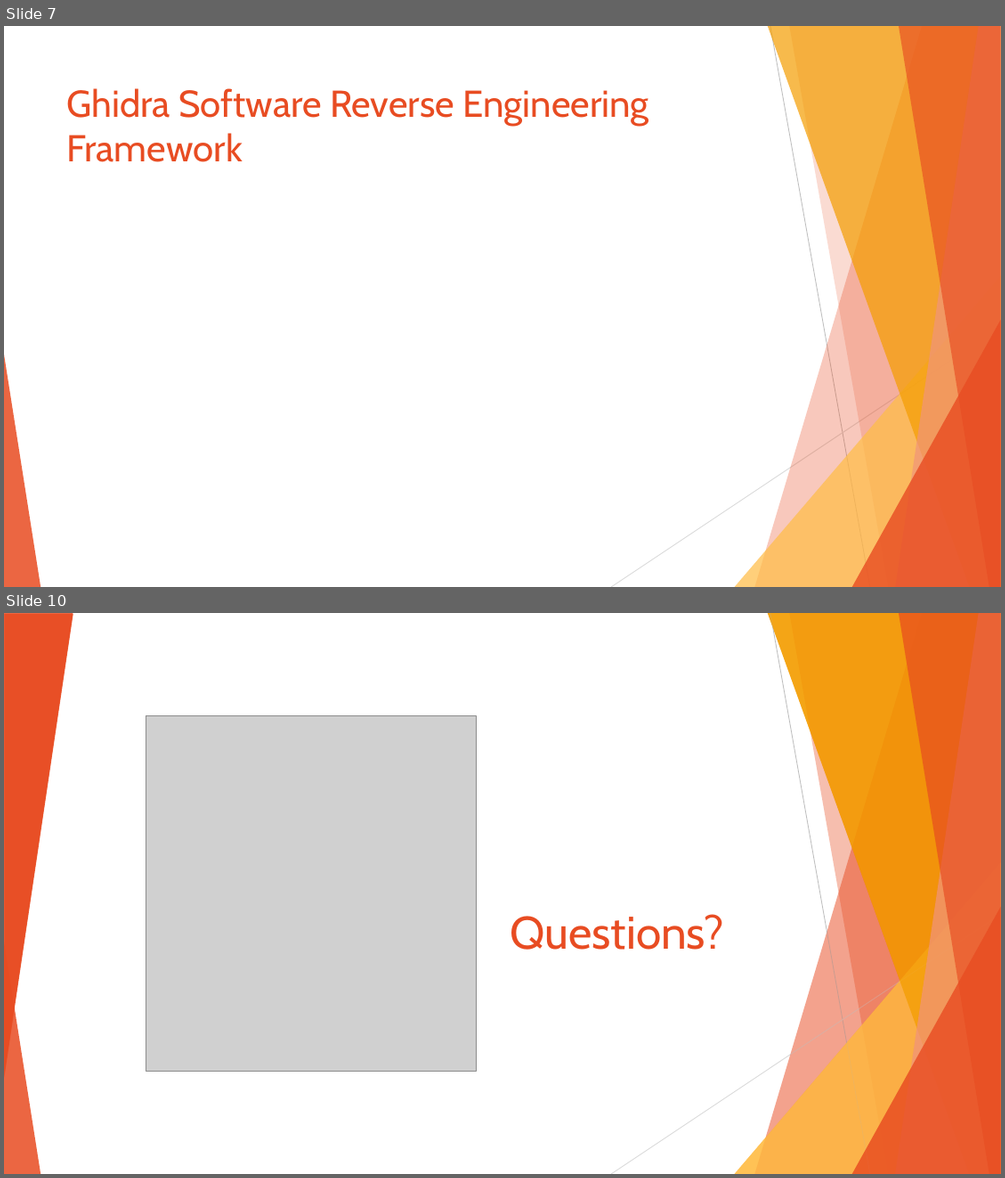
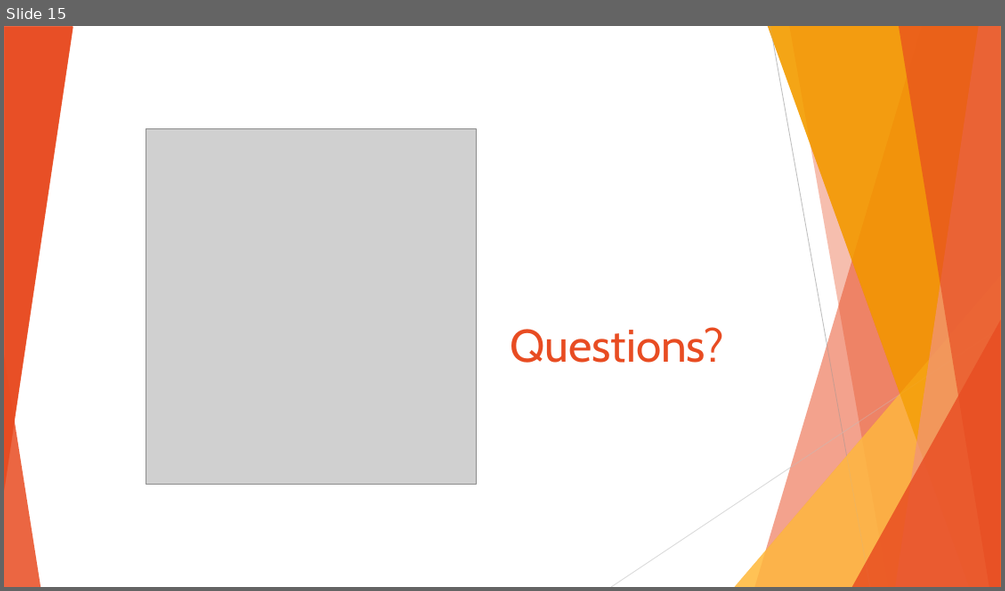
Before and after one commit to sebivenlo/ESDE-2022-Ghidra, a slide deck: Ghidra_Prep.pptx. Shown one above the other, each under a label of ours: slides 7 and 10 before the commit, slide 15 after it; the slides between them are not shown. The pictures are 1005x1178 and 1005x591 pixels, drawn with LibreOffice and Linux fonts; fonts in the diff are those of the drawing; grey boxes stand for pictures. Boxes give left, top, right and bottom in pixels: in the first picture for what was removed or moved away, otherwise in the second. Text is boxed around its words. In the diff, an @@ line names an element or a change of style, - is before the commit and + after.

```diff
--- a/Ghidra_Prep.pptx
+++ b/Ghidra_Prep.pptx
@@ slide 7 removed at (x1=4, y1=26, x2=1001, y2=587), background #FFFFFF; not listed: 8 template elements that a slide beside it also shows @@
@@ line removed from (770, 26) to (870, 587) @@
@@ title removed at (x1=67, y1=88, x2=649, y2=162) @@
-Ghidra Software Reverse Engineering Framework
@@ line removed from (1001, 328) to (611, 587) @@
@@ what was slide 10 is now slide 15 @@
```
Also in this commit, not shown: 7 slides changed, 6 slides added.
